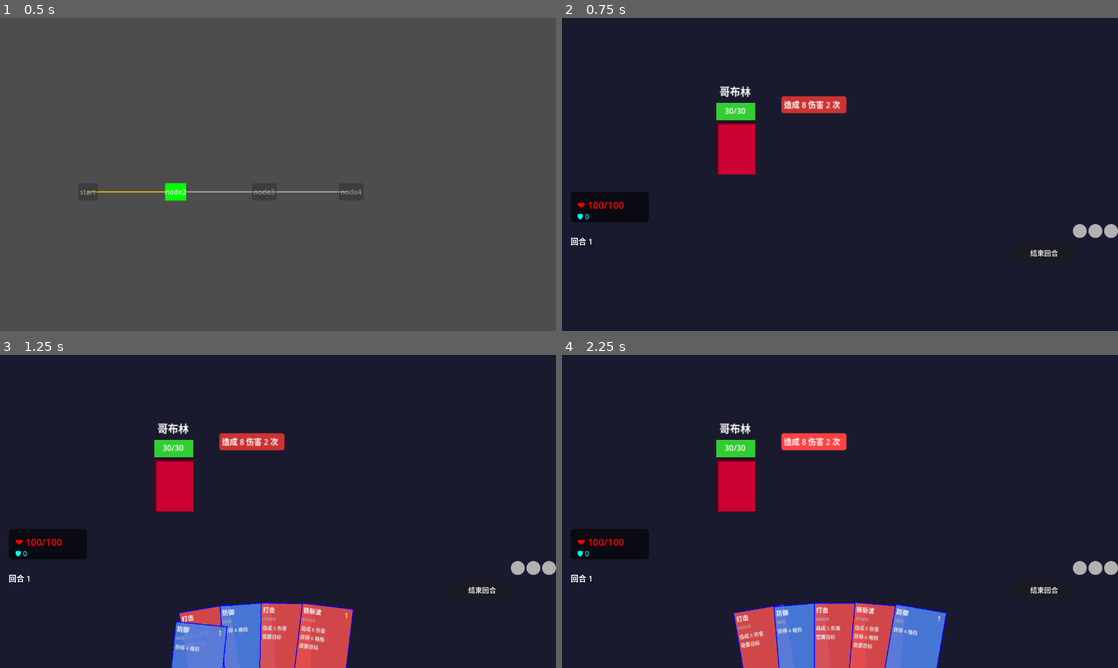
Above: before the commit, frames 1-4 (two rows, left to right).
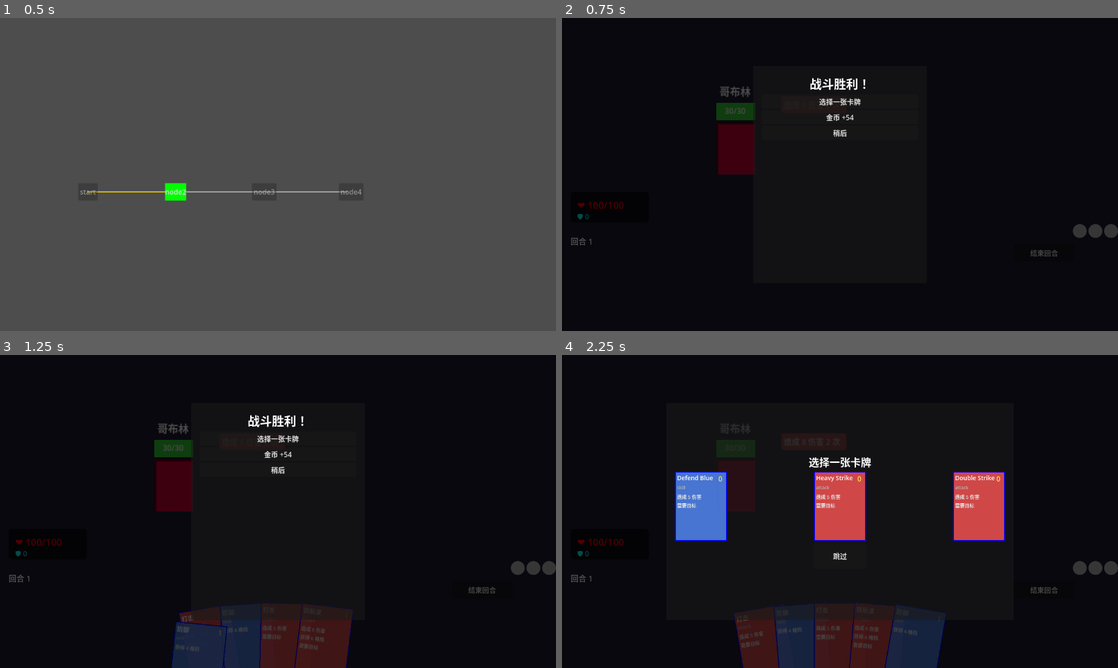
Above: after the commit, the same moments.

Repository: FiveMarksCoding/CardGame
Game: Godot game, scene res://scenes/Main.tscn
Two runs of this game, one before a commit and one after it. Both use one fixed random seed, a clock stepped at 60 frames per second and the inputs below.
Inputs (mouse positions are in pixels of both pictures, inside the frame that each line leads up to):
- Up to frame 1 (0.5 s): no input
- Up to frame 2 (0.75 s): click "node2" at 0.5 s
- Up to frame 3 (1.25 s): no input
- Up to frame 4 (2.25 s): click "node3" at 1.25 s; click (840, 439) at 2 s, where only the run after the commit has a clickable "选择一张卡牌"

Frame 1 is identical in both runs. In frame 2, 95% of the frame differs, in the area x 0-100%, y 0-100%; in frame 3, 95%; in frame 4, 97%.

Commit message:
奖励界面

Diff:
--- a/card-game/scripts/battle/BattleManager.gd
+++ b/card-game/scripts/battle/BattleManager.gd
@@ -43,6 +43,12 @@
 
 	_create_test_enemies();
 	start_player_turn();
+
+	var logic = BattleRewardLogic.new()
+	logic.generate_rewards("normal")
+	var ui = BattleRewardUI.new()
+	add_child(ui)
+	ui.show_rewards(logic)
 func shuffle_pile(pile: Array[CardData]) -> void:
 	pile.shuffle();
 func draw_hands (n: int=draw_count):
--- a/card-game/scripts/battle/CardUI.gd
+++ b/card-game/scripts/battle/CardUI.gd
@@ -22,8 +22,9 @@
 # 整体上浮信号
 signal hand_hover_entered();
 signal hand_hover_exited();
+#选牌界面信号
+signal card_clicked(card: BattleCardUI);
 # 拖拽
-# CardUI.gd - 在信号区域添加
 signal drag_started(card: BattleCardUI,mouse_pos: Vector2);
 signal drag_ended(card: BattleCardUI,mouse_pos: Vector2);
 signal drag_moved(card: BattleCardUI,mouse_pos: Vector2);
@@ -205,6 +206,7 @@
 func _on_hitbox_gui_input(event: InputEvent):
 	if (event is InputEventMouseButton) && (event.button_index == MOUSE_BUTTON_LEFT):
 		if event.pressed:
+			card_clicked.emit(self);
 			is_dragging=1;
 			drag_start=get_global_mouse_position();
 			drag_started.emit(self,drag_start);
--- a/card-game/scripts/reward/BattleRewardLogic.gd
+++ b/card-game/scripts/reward/BattleRewardLogic.gd
@@ -12,14 +12,23 @@
 var state: State=State.PENDING;
 # 卡牌奖励数量
 var card_reward_count: int=3;
+# 奖励卡牌组
+var card_groups: Array = []  # 存储每组卡牌的索引范围
+
 # 生成奖励
-func generate_rewards(battle_type: String) -> void:
+func generate_rewards (battle_type: String) -> void:
 	rewards.clear();
 	state=State.PENDING;
-	# 卡牌奖励
-	var card_ids=CardPool.get_random_cards(card_reward_count);
-	for id in card_ids:
-		rewards.append(RewardData.create_card(id));
+	card_groups.clear();
+	# 卡牌奖励（多组三选一）
+	var group_count=1 if battle_type!="ELITE" else 2;  # 目前一组，以后可配置
+	for g in range(group_count):
+		var group_start=rewards.size();
+		var card_ids=CardPool.get_random_cards(card_reward_count);
+		for i in card_ids:
+			rewards.append(RewardData.create_card(i));
+		var group_end=rewards.size()-1;
+		card_groups.append({"start":group_start,"end":group_end});
 	# 金币奖励
 	var g=0;
 	match battle_type:
@@ -81,3 +90,9 @@
 		if not r.is_claimed:
 			return true
 	return false
+# 是否还有未领取的卡牌奖励
+func has_unclaimed_cards() -> bool:
+	for r in rewards:
+		if r.type == RewardData.Type.CARD and not r.is_claimed:
+			return 1;
+	return 0;
--- /dev/null
+++ b/card-game/scripts/reward/BattleRewardUI.gd
@@ -0,0 +1,264 @@
+extends CanvasLayer;
+class_name BattleRewardUI;
+
+signal reward_completed();
+signal reward_deferred();
+
+var _logic: BattleRewardLogic = null
+var _current_group_index: int = 0  # 当前打开的卡牌组索引
+var _is_sub_ui_open: bool = false
+
+# 主界面节点
+var _main_panel: Panel = null
+var _main_container: VBoxContainer = null
+var _card_selector_btn: Button = null
+var _gold_btn: Button = null
+var _defer_btn: Button = null
+
+# 子界面节点
+var _sub_panel: Panel = null
+var _sub_container: VBoxContainer = null
+var _card_container: HBoxContainer = null
+var _skip_btn: Button = null
+## 基本函数
+func _ready():
+	visible=0;
+	# 确保 CanvasLayer 在最高层
+	layer=10;
+func show_rewards(logic: BattleRewardLogic) -> void:
+	_logic=logic;
+	_current_group_index=0;
+	_is_sub_ui_open=0;
+	_build_main_ui();
+	_build_sub_ui();
+	_update_main_ui();
+	visible=1;
+## UI 构建
+func _build_main_ui() -> void:
+	# 全屏遮罩
+	var bg=ColorRect.new();
+	bg.color=Color(0,0,0,0.7);
+	bg.size=get_viewport().get_visible_rect().size;  # 用 get_visible_rect() 确保全屏
+	bg.mouse_filter=Control.MOUSE_FILTER_STOP;
+	bg.anchors_preset=Control.PRESET_FULL_RECT;
+	add_child(bg);
+	# 主面板
+	_main_panel=Panel.new();
+	_main_panel.size=Vector2(400,500);
+	_main_panel.position=(get_viewport().get_visible_rect().size-_main_panel.size)/2;
+	_main_panel.mouse_filter=Control.MOUSE_FILTER_STOP;
+	add_child(_main_panel);
+	# 容器
+	_main_container=VBoxContainer.new();
+	_main_container.anchors_preset=Control.PRESET_FULL_RECT;  # 填满父面板
+	_main_container.set_anchors_and_offsets_preset(Control.PRESET_FULL_RECT);
+	_main_container.offset_left=20.0;
+	_main_container.offset_right=-20.0;
+	_main_container.offset_top=20.0;
+	_main_container.offset_bottom=-20.0;
+	_main_container.alignment=BoxContainer.ALIGNMENT_BEGIN;
+	_main_panel.add_child(_main_container);
+	# 标题
+	var title=Label.new();
+	title.text="战斗胜利！";
+	title.add_theme_font_size_override("font_size",28);
+	title.horizontal_alignment=HORIZONTAL_ALIGNMENT_CENTER;
+	_main_container.add_child(title);
+	# 卡牌选择按钮;
+	_card_selector_btn=Button.new();
+	_card_selector_btn.text="选择一张卡牌";
+	_card_selector_btn.size = Vector2(300,70);
+	_card_selector_btn.pressed.connect(_on_card_selector_pressed)
+	_main_container.add_child(_card_selector_btn)
+	# 金币按钮
+	_gold_btn = Button.new()
+	_gold_btn.text = "金币 +0"
+	_gold_btn.size = Vector2(300, 70)
+	_gold_btn.pressed.connect(_on_gold_pressed)
+	_main_container.add_child(_gold_btn)
+	# 稍后按钮
+	_defer_btn = Button.new()
+	_defer_btn.text = "稍后"
+	#_defer_btn.custom_minimum_size=Vector2(120,60);
+	_defer_btn.pressed.connect(_on_defer_pressed)
+	_main_container.add_child(_defer_btn)
+func _build_sub_ui() -> void:
+	# 子面板（与主面板重叠）
+	_sub_panel = Panel.new()
+	_sub_panel.size = Vector2(800, 500)
+	_sub_panel.position = (get_viewport().get_visible_rect().size - _sub_panel.size) / 2
+	_sub_panel.visible = false
+	_sub_panel.mouse_filter = Control.MOUSE_FILTER_STOP
+	add_child(_sub_panel)
+	# 子容器
+	_sub_container=VBoxContainer.new()
+	_sub_container.size=Vector2(760,460);
+	_sub_container.position=Vector2(20,20);
+	_sub_container.alignment=BoxContainer.ALIGNMENT_CENTER;
+	_sub_panel.add_child(_sub_container);
+	# 标题
+	var sub_title = Label.new()
+	sub_title.text = "选择一张卡牌"
+	sub_title.add_theme_font_size_override("font_size", 24)
+	sub_title.horizontal_alignment = HORIZONTAL_ALIGNMENT_CENTER
+	_sub_container.add_child(sub_title)
+	# 卡牌横向容器(子容器的子容器)
+	_card_container=HBoxContainer.new()
+	_card_container.size_flags_horizontal=Control.SIZE_SHRINK_CENTER;
+	_sub_container.add_child(_card_container);
+	# 跳过按钮
+	_skip_btn=Button.new();
+	_skip_btn.text="跳过"
+	_skip_btn.custom_minimum_size=Vector2(120,60);
+	_skip_btn.size_flags_horizontal=Control.SIZE_SHRINK_CENTER;
+	_skip_btn.pressed.connect(_on_skip_pressed);
+	_sub_container.add_child(_skip_btn);
+
+# ============ UI 更新 ============
+
+func _update_main_ui() -> void:
+	if !_logic:
+		return
+	# 检查当前组是否还有未领取的卡牌
+	var has_current_group_cards = _has_unclaimed_in_current_group()
+	_card_selector_btn.visible = has_current_group_cards
+	_card_selector_btn.disabled = not has_current_group_cards
+
+	# 金币
+	var gold = _logic.get_gold_amount()
+	_gold_btn.visible = gold > 0
+	if gold > 0:
+		_gold_btn.text = "金币 +%d" % gold
+		_gold_btn.disabled = false
+
+func _has_unclaimed_in_current_group() -> bool:
+	if _current_group_index >= _logic.card_groups.size():
+		return false
+	var group = _logic.card_groups[_current_group_index]
+	for i in range(group.start, group.end + 1):
+		if i < _logic.rewards.size() and not _logic.rewards[i].is_claimed:
+			return true
+	return false
+
+func _show_sub_ui() -> void:
+	_main_panel.visible=0;
+	_sub_panel.visible=1;
+	_is_sub_ui_open=1;
+	for i in _card_container.get_children():
+		i.queue_free();
+
+	_card_container.alignment=BoxContainer.ALIGNMENT_CENTER  # 整体居中
+	_card_container.size_flags_horizontal=Control.SIZE_EXPAND_FILL  # 填满宽度
+	# 显示当前组的卡牌
+	var group = _logic.card_groups[_current_group_index]
+	for i in range(group.start, group.end + 1):
+		var reward = _logic.rewards[i]
+		if reward.is_claimed:
+			continue
+		var card_data = _get_card_data_by_id(reward.card_id)
+		if card_data == null:
+			continue
+		var card_ui = BattleCardUI.new()
+		card_ui.setup(card_data)
+		card_ui.scale = Vector2(0.8, 0.8)
+		card_ui.card_clicked.connect(_on_card_ui_clicked.bind(i));
+		card_ui.custom_minimum_size=Vector2(120,160)
+		card_ui.size_flags_horizontal = Control.SIZE_SHRINK_CENTER
+		card_ui.size_flags_vertical = Control.SIZE_SHRINK_CENTER
+		_card_container.add_child(card_ui);
+		if i<group.end:
+			var spacer=Control.new();
+			spacer.size_flags_horizontal=Control.SIZE_EXPAND_FILL;
+			_card_container.add_child(spacer);
+func _hide_sub_ui ():
+	#await get_tree().create_timer(0.5).timeout;
+	_sub_panel.visible=0;
+	_main_panel.visible=1;
+	_is_sub_ui_open=0;
+	_update_main_ui()
+# ============ 信号处理 ============
+# 点击选牌按钮
+func _on_card_selector_pressed() -> void:
+	if _has_unclaimed_in_current_group():
+		_show_sub_ui()
+# 点牌
+func _on_card_ui_clicked(card: BattleCardUI, index: int) -> void:
+	if !_logic:
+		return;
+	var s=_logic.claim_reward(index)
+	if !s:
+		return;
+	var _pos=card.global_position;
+	# 先把卡牌从容器中移除（但保留在场景中）
+	var p=card.get_parent();
+	if p:
+		p.remove_child(card);
+	# 添加到根节点（或当前场景）
+	var root=self;
+	if root:
+		root.add_child(card);
+		card.global_position=_pos;  # 保持位置
+		card.z_index=101;
+	# 关闭子界面
+	_hide_sub_ui();
+	# 播放动画
+	card.set_interactive(0);
+	_fly_to_top_left(card);
+	# 等待动画,移动下一组
+	await get_tree().create_timer(0.3).timeout;
+	_current_group_index+=1;
+	if _logic.is_completed():
+		_on_all_claimed();
+	else:
+		_update_main_ui();
+func _on_skip_pressed ():
+	_hide_sub_ui();
+func _on_gold_pressed ():
+	if !_logic:
+		return
+	var s=_logic.claim_reward(_logic.rewards.size()-1);
+	if !s:
+		return;
+	_gold_btn.disabled=1;
+	_fly_to_top_left(_gold_btn,0);
+	await get_tree().create_timer(0.3).timeout
+	_gold_btn.visible=0;
+	if _logic.is_completed():
+		_on_all_claimed();
+	else:
+		_update_main_ui();
+func _on_defer_pressed() -> void:
+	if _logic:
+		_logic.defer();
+	visible=0;
+	reward_deferred.emit();
+
+func _on_all_claimed() -> void:
+	visible=0;
+	reward_completed.emit();
+## 工具函数
+func _fly_to_top_left(node: Control, should_free: bool = true) -> void:
+	var end_pos = Vector2(50, 50)
+	var tween = create_tween()
+	tween.set_ease(Tween.EASE_IN)
+	tween.set_trans(Tween.TRANS_QUINT)
+	tween.tween_property(node, "global_position", end_pos, 0.3)
+	tween.parallel().tween_property(node, "scale", Vector2(0.3, 0.3), 0.3)
+	tween.parallel().tween_property(node, "modulate", Color(1, 1, 1, 0), 0.3)
+	if should_free:
+		tween.tween_callback(node.queue_free)
+	else:
+		tween.tween_callback(func(): node.modulate = Color(1, 1, 1, 0))
+# 临时
+func _get_card_data_by_id(id: String) -> CardData:
+	for card in GameState.player_deck:
+		if card.id == id:
+			return card
+	var temp_data = CardData.new()
+	temp_data.id = id
+	temp_data.card_name = id.replace("_", " ").capitalize()
+	temp_data.card_type = "attack" if id.contains("strike") else "skill"
+	temp_data.damage = 5
+	temp_data.block = 0
+	temp_data.needs_target = true
+	return temp_data
Not shown, added: card-game/scripts/reward/BattleRewardUI.gd.uid
